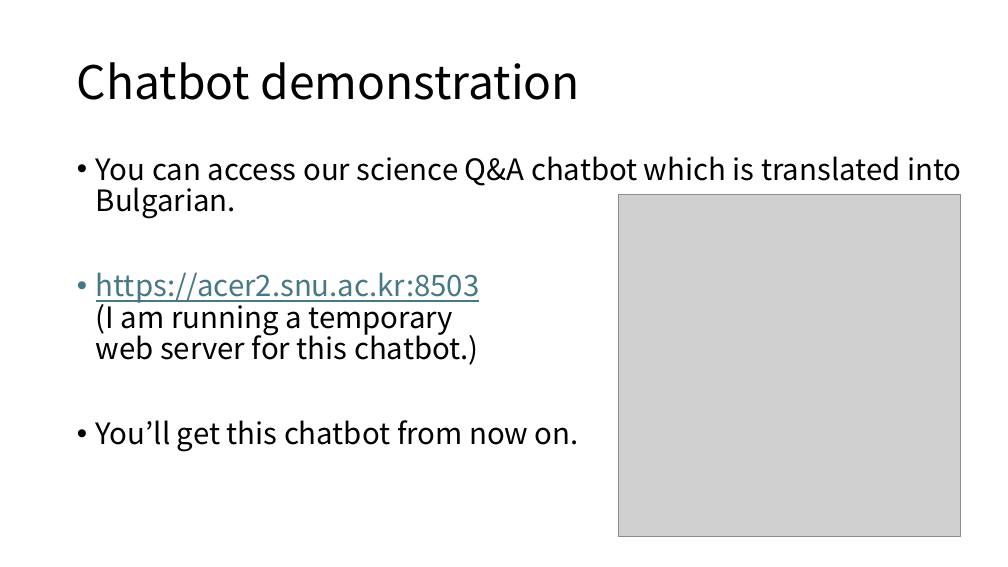
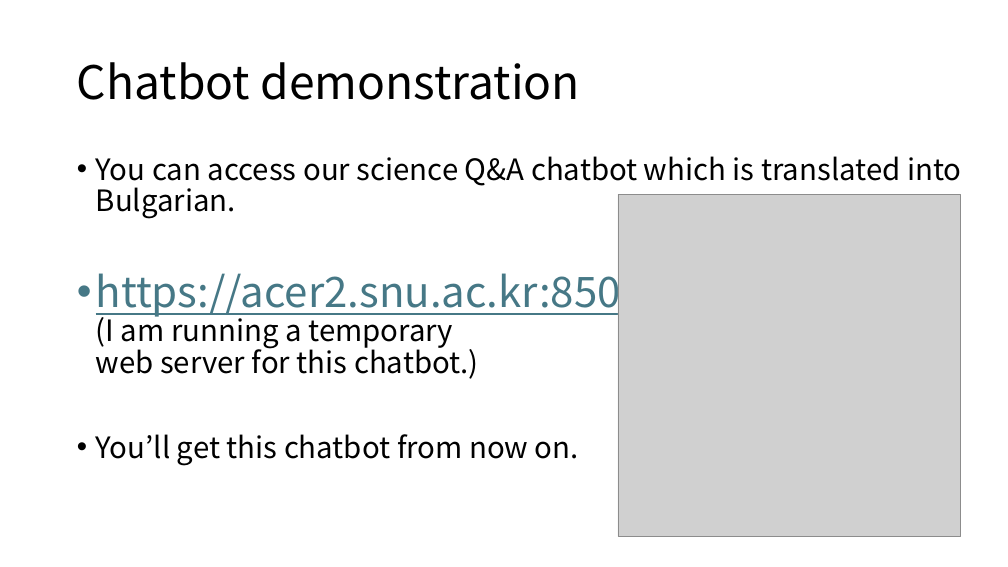
Before and after one commit to kungmo/science_qna_rag_irqa_chatbot_bg, a slide deck: slide 6 of High School Science Q&A Chatbot Day 2.pptx. Drawn at 1008x567 pixels with LibreOffice and Linux fonts; fonts in the diff are those of the drawing; grey boxes stand for pictures. Boxes give left, top, right and bottom in pixels: in the first picture for what was removed or moved away, otherwise in the second. Text is boxed around its words. In the diff, an @@ line names an element or a change of style, - is before the commit and + after.

```diff
--- a/High School Science Q&A Chatbot Day 2.pptx
+++ b/High School Science Q&A Chatbot Day 2.pptx
@@ text at [96, 265, 644, 379]: size 28 to 40 pt in "https://acer2.snu.ac.kr:8503" @@
```
Also in this commit, not shown: 1 other slide changed, 2 slides added.
